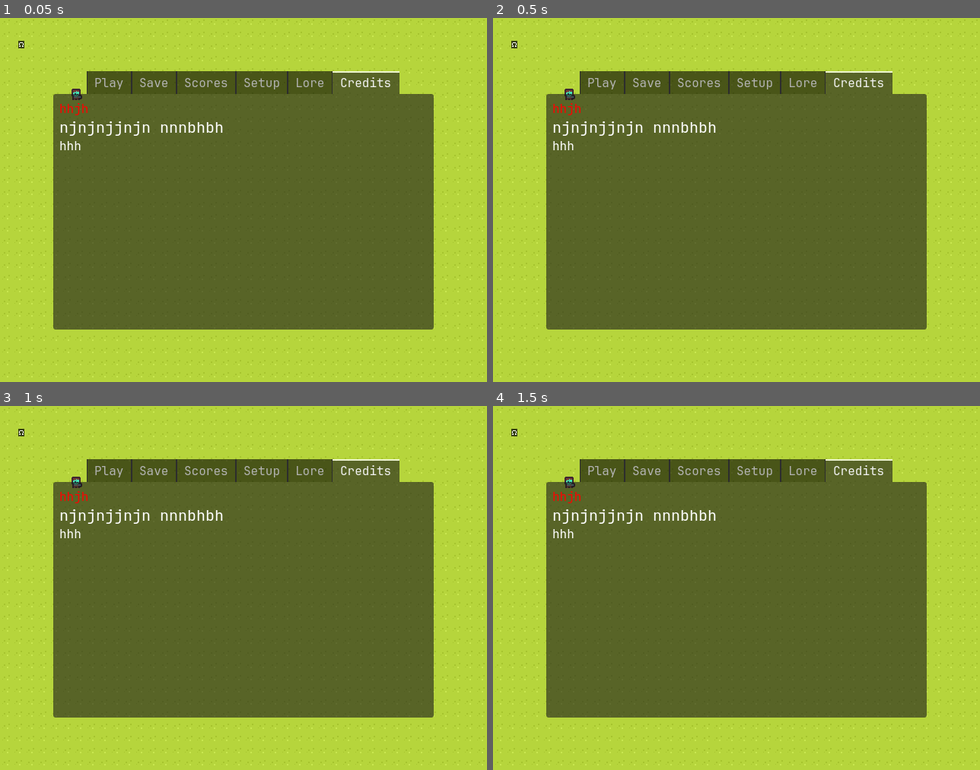
Above: before the commit, frames 1-4 (two rows, left to right).
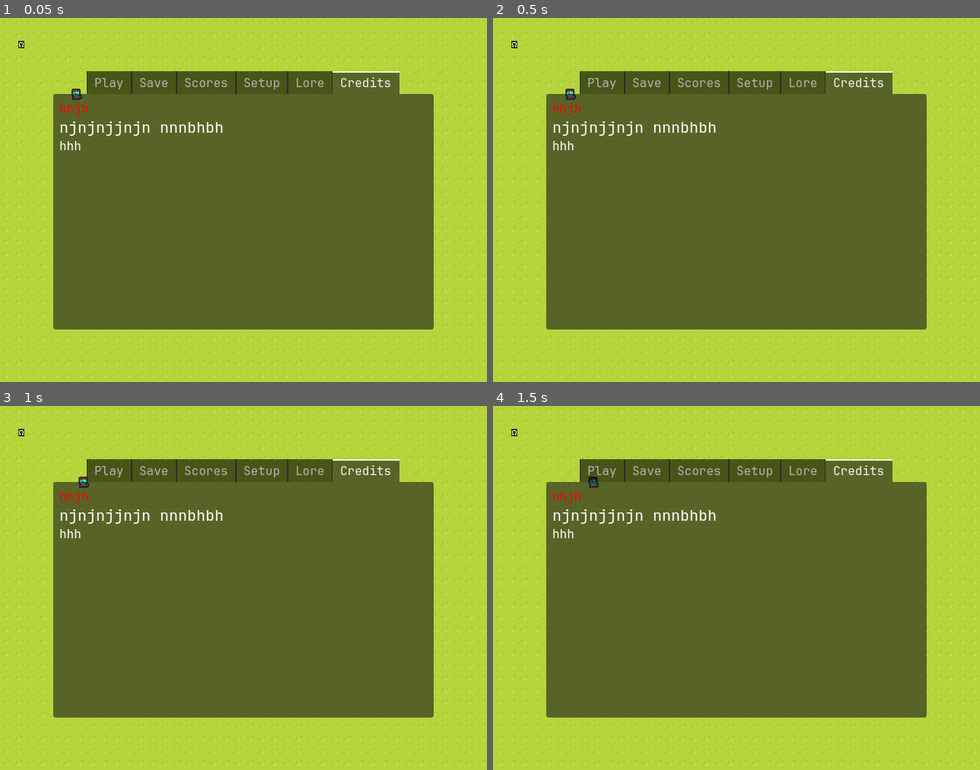
Above: after the commit, the same moments.

Repository: jackokring/here
Game: Godot game, scene res://Scenes/main.tscn
The game is run twice, just before and just after one commit, with the same random seed, the same clock (stepped at 60 frames per second) and the same inputs.
Inputs:
- Up to frame 1 (0.05 s): no input
- Up to frame 2 (0.5 s): no input
- Up to frame 3 (1 s): tap Enter at 0.5 s
- Up to frame 4 (1.5 s): tap Space at 1.25 s

Frame 1 is identical in both runs. In frame 2, less than 0.1% of the frame differs, in the area x 14-18%, y 19-23%; in frame 3, 0.1%; in frame 4, 0.1%, in the area x 14-22%, y 19-23%.

Commit message:
collider, edit radius of CircShape in ColShape NOT Scale

Diff:
--- a/Scenes/main.tscn
+++ b/Scenes/main.tscn
@@ -154,6 +154,7 @@
 bounce = 1.0
 
 [sub_resource type="CircleShape2D" id="CircleShape2D_xorix"]
+radius = 5.0
 
 [sub_resource type="AnimationRootNode" id="AnimationRootNode_m86u8"]
 
@@ -370,7 +371,6 @@
 
 [node name="CollisionShape2D" type="CollisionShape2D" parent="Player"]
 z_index = 4
-scale = Vector2(0.5, 0.5)
 shape = SubResource("CircleShape2D_xorix")
 
 [node name="Sprite2D" type="Sprite2D" parent="Player"]
--- a/Scripts/player.gd
+++ b/Scripts/player.gd
@@ -3,7 +3,7 @@
 
 # Called when the node enters the scene tree for the first time.
 func _ready() -> void:
-	pass # Replace with function body.
+	pass
 
 
 # Called every frame. 'delta' is the elapsed time since the previous frame.
@@ -12,7 +12,7 @@
 
 
 func  _integrate_forces(state: PhysicsDirectBodyState2D) -> void:
-	pass
+	add_constant_central_force(Vector2(1.0, 0.0))
 
 
 func set_frame(number: int) -> void:
--- a/project.godot
+++ b/project.godot
@@ -23,12 +23,14 @@
 
 [layer_names]
 
-2d_physics/layer_1="Background Solid"
-2d_navigation/layer_1="WorldBorder"
+2d_physics/layer_1="Border"
 2d_physics/layer_2="Avatar"
-2d_navigation/layer_5="PlayerAvatar"
-2d_navigation/layer_9="AIAvatar"
-2d_navigation/layer_13="ProjectileAvatar"
+2d_physics/layer_3="AI"
+2d_physics/layer_4="Container"
+2d_physics/layer_5="Bullet"
+2d_physics/layer_6="Inventory"
+2d_physics/layer_7="SkyAI"
+2d_physics/layer_8="Blast"
 
 [rendering]
 
